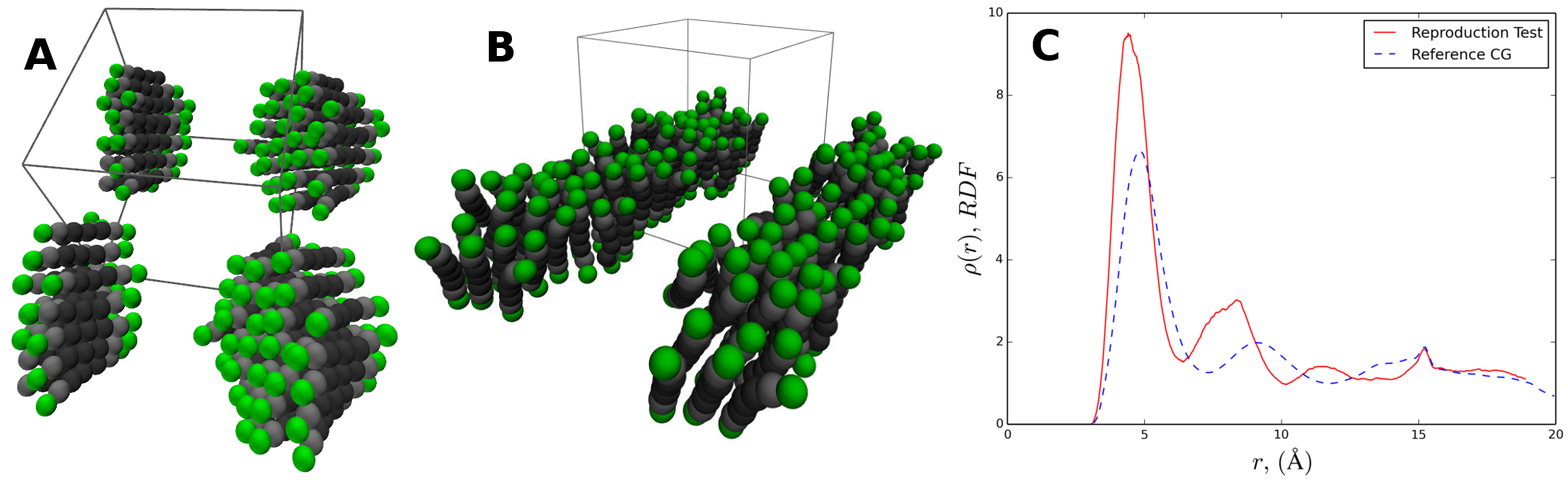
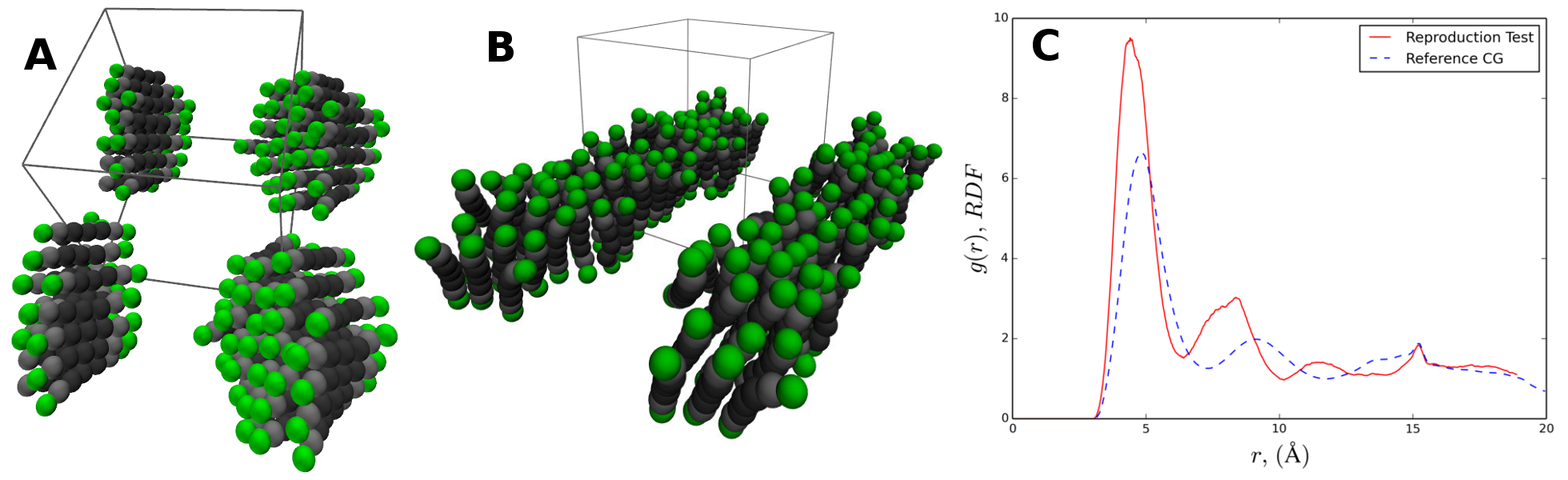
The second 1568px x 480px image is a revision of the first. Changes to its layers:
added layer "wrongrdf.png" above "Pasted Layer #1" over [956, 6, 1563, 476]
painted on "Pasted Layer #1" over [956, 6, 1564, 476]
added layer "Layer #1" over [956, 6, 1564, 476]
